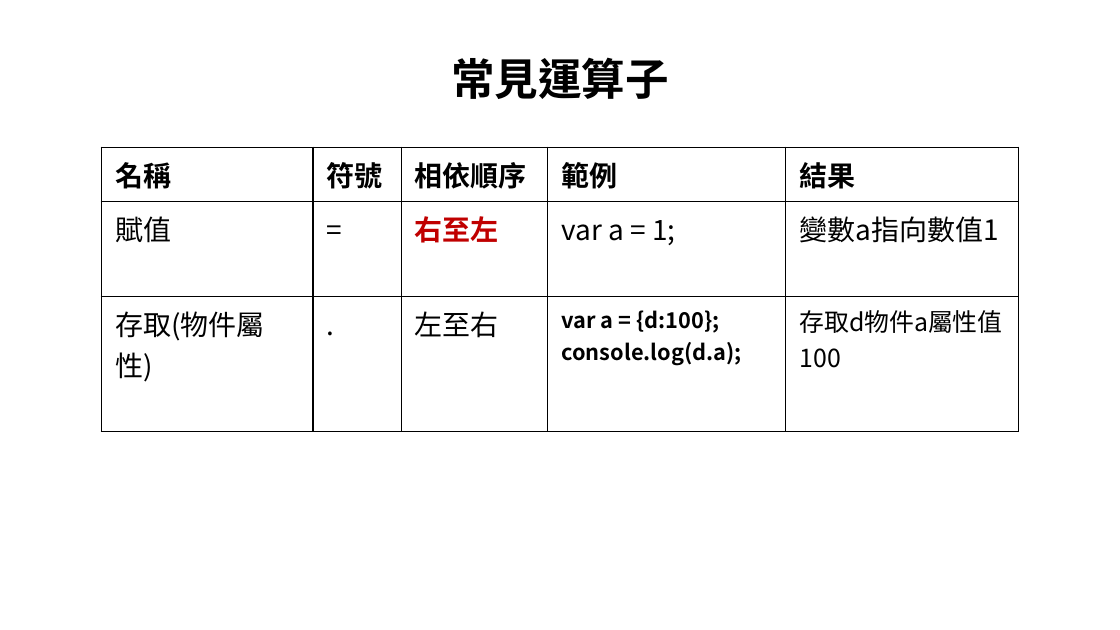
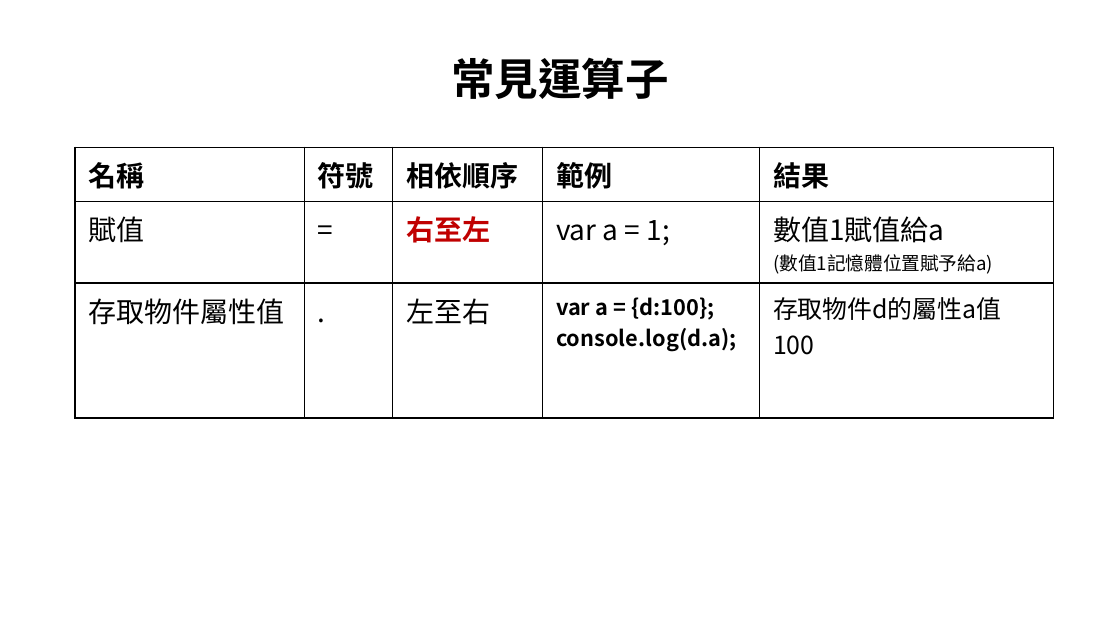
Before and after one commit to allen8101070/JavaScript-PPT, a slide deck: slide 39 of javaScript.pptx (slide 34 before the commit). Drawn at 1120x630 pixels with LibreOffice and Linux fonts; fonts in the diff are those of the drawing; background and template pictures are left out. Boxes give left, top, right and bottom in pixels: in the first picture for what was removed or moved away, otherwise in the second. Text is boxed around its words. In the diff, an @@ line names an element or a change of style, - is before the commit and + after.

```diff
--- a/javaScript.pptx
+++ b/javaScript.pptx
@@ table at [75,148,1055,400] @@
-row 2, column 5: 變數a指向數值1
+row 2, column 5: 數值1賦值給a / (數值1記憶體位置賦予給a)
-row 3, column 1: 存取(物件屬性)
+row 3, column 1: 存取物件屬性值
-row 3, column 5: 存取d物件a屬性值100
+row 3, column 5: 存取物件d的屬性a值100
@@ table: place and size @@
-table at [102,148,1020,386]
+table at [75,148,1055,400]
```
Also in this commit, not shown: 27 other slides changed, 13 slides added, 8 slides removed, 3 other files.
